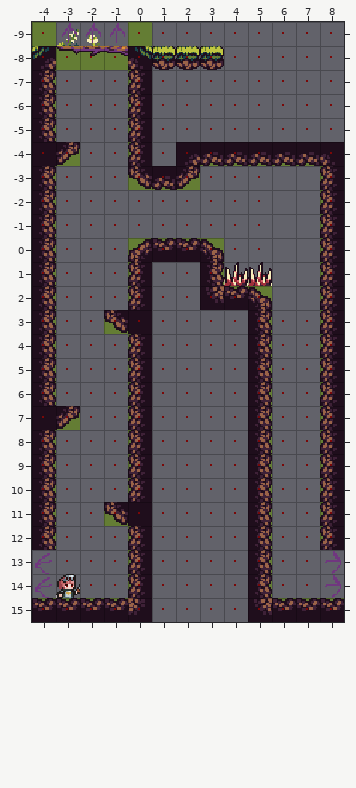
A Tiled map gets an edit: Maps/049.tmx. The picture above was drawn from the file before the commit.
Cells are 16x16 px. Shown: x -4..8, y -9..15.
After the commit:
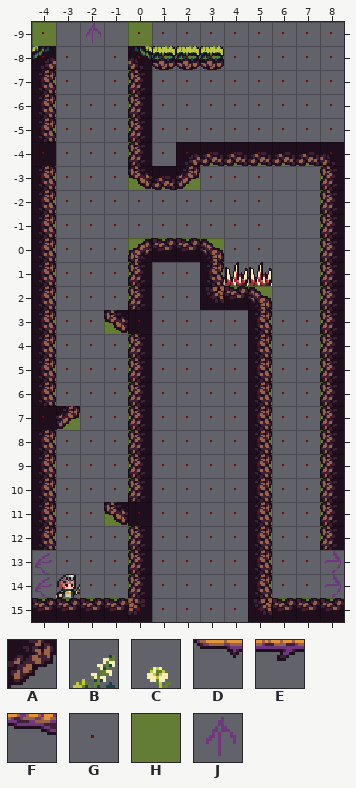
Key: from "tileset": A 18, B 29, C 30, D 37, E 38, F 39, G 76, H 93, J 97.
_ is an empty cell.
Change:
Layer "Collision Layer":
The author cleared tile H in row -8 at x -3 to -1; in row -4 at x -3.
Layer "Tile Layer 1":
The author cleared tile A in row -4 at x -3.
The author cleared tile B in row -9 at x -3.
The author cleared tile C in row -9 at x -2.
The author cleared tile D in row -8 at x -3.
The author cleared tile E in row -8 at x -2.
The author cleared tile F in row -8 at x -1.
Layer "Spawn Layer":
The author cleared tile G in row -8 at x -2.
The author cleared tile J in row -9 at x -3 and -1.
Where, in picture pixels (left, top, right, bottom), the same in both pictures:
removed: (56, 23, 128, 70)
removed: (56, 142, 80, 166)
